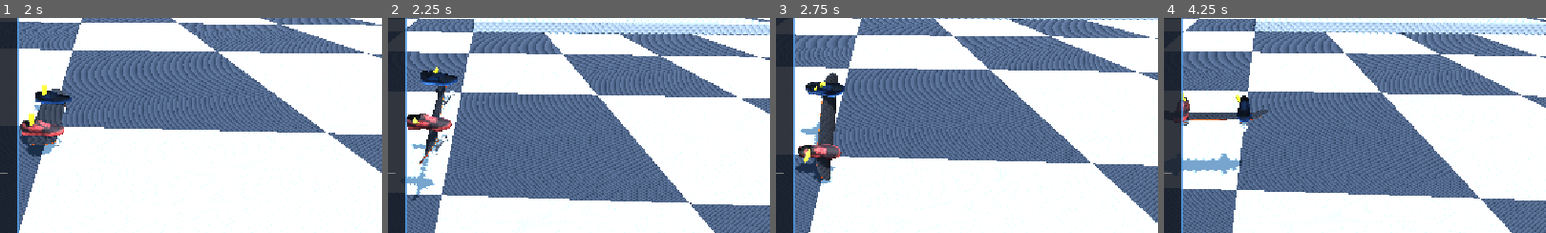
Above: before the commit, frames 1-4 (left to right).
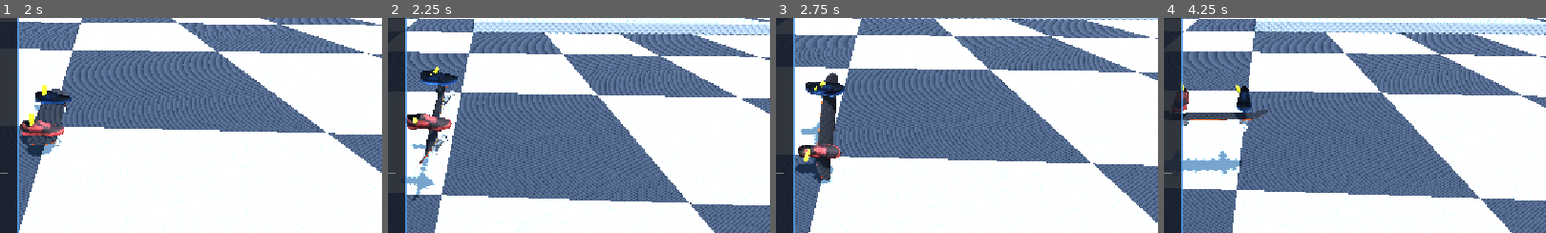
Above: after the commit, the same moments.

Repository: nklunder/skate-sim
Game: Godot game, scene res://scenes/TestWorld.tscn
Two runs of this game, one before a commit and one after it. Both use one fixed random seed, a clock stepped at 60 frames per second and the inputs below.
Inputs (mouse positions are % of the whole screen's width and height, from its top left):
- Up to frame 1 (2 s): tap Enter at 0.5 s; move the mouse to (72, 45) at 0.52 s; hold Right (ui_right) 0.53-1.25 s; hold L 0.53-1.25 s; click (72, 45) at 0.67 s; tap Space at 0.77 s; drag from (30, 55) to (45, 70) at 1.27 s
- Up to frame 2 (2.25 s): move the mouse to (60, 28) at 2.02 s; hold Right (ui_right) from 2.03 s (still down); hold K from 2.03 s (still down)
- Up to frame 3 (2.75 s): keep holding Right (ui_right); keep holding K
- Up to frame 4 (4.25 s): release Right (ui_right) at 2.75 s; release K at 2.75 s; drag from (45, 70) to (20, 35) at 2.77 s; move the mouse to (80, 65) at 3.52 s; hold Left (ui_left) from 3.53 s (still down); hold Q from 3.53 s (still down); tap Space at 3.77 s
The pictures show only the part of the screen within x 39-89%, y 37-87%; the shares and areas given below are measured in that part.

Frame 1 is identical in both runs. In frame 2, 0.2% of the frame differs, in the area x 4-19%, y 22-76%; in frame 3, 0.3%; in frame 4, 0.8%, in the area x 2-23%, y 29-67%.

Commit message:
hold the tuck through a rotation instead of chasing the deck
Reported: held tricks made the spin seem to accelerate, and the hovering feet
shook violently, as though the feet and the board were interacting in mid-air.

The rate does not accelerate. Measured across a held sextuple it is flat at
17.0 deg/frame, every frame. But the shaking was real, and it explains the
rest - the beat of it reads as the rotation speeding up.

The deck's clearance floor tracked the INSTANTANEOUS silhouette,
half_width * |sin(roll)|, which oscillates twice per revolution. For a single
flip the leg's tuck sits above it and it only fills the tail end, so it never
showed. A held rotation outlasts the tuck, and from that point the oscillation
was the only thing lifting the feet:

    0.107 0.145 0.147 0.122 0.089 0.048 0.010 0.080 0.079 0.008 0.049 0.089

The clearance is now a peak-hold fed into the LEGS rather than a parallel
floor on the shoes. A rider tucks once and holds it; they do not pump their
knees to the beat of their own board.

The rise matters as much as the hold. An intermediate version jumped straight
to the deck's widest reach and stepped the feet 8.9 cm in a single frame - the
deck is flat at the pop and needs no room at all. Rising with the silhouette
and then holding gives:

    rise     0.033 0.087 0.124 0.145 0.150
    hold     0.089 x24, dead steady
    release  0.084 0.072 0.056 0.038 0.020

Worst single-frame step is 0.0290 m, which is the natural tuck ramp, and min
deck clearance IMPROVED from +0.0038 to +0.0078 m - holding the maximum is
safer than chasing it. FootRig gets simpler too: the leg is now the single
source of foot height.

foot_rig gains a held-rotation case asserting the hold does not move, verified
by falsification at 0.0213 m/frame. It also gains a 400-frame cap so a case
that cannot finish FAILS rather than hangs - the long airtime flew the skater
off the world geometry in some stances, and rule 6 exists because a silent
hang is far harder to diagnose than a failure.

All five suites otherwise byte-identical.

Co-Authored-By: Claude Opus 5 <noreply@anthropic.com>

Diff:
--- a/scripts/player/FootRig.gd
+++ b/scripts/player/FootRig.gd
@@ -88,11 +88,6 @@
 ## How far the pushing foot travels fore-and-aft across the stroke, in metres. Reaches forward at
 ## the start and thrusts back at the finish.
 @export var push_sweep: float = 0.15
-
-## Fraction over the deck's own silhouette the feet are held clear by, when the deck's rotation is
-## what is driving them. Multiplicative rather than an added margin, deliberately: it has to vanish
-## as the deck comes flat, or a resting board would hold the feet permanently off its own griptape.
-@export var deck_clearance_margin: float = 1.08
 
 ## Longest step the spring is integrated over. A semi-implicit Euler spring goes unstable once the
 ## step approaches its period, and a frame hitch would otherwise fire the shoes off the board.
@@ -185,11 +180,6 @@
 	var is_grounded: bool = true
 	## True while the deck is rotating under the rider - the feet must be clear of it.
 	var deck_is_spinning: bool = false
-	## How far the ROLLING DECK reaches above its own long axis this frame, in metres. Zero for a flat
-	## deck, greatest edge-on. The feet may never be below this, whatever else they are doing - it is
-	## the deck's silhouette, so it is what makes an intersection impossible by construction rather
-	## than by tuning.
-	var deck_reach: float = 0.0
 	## How far the rider has pulled their feet up off the deck this frame, in metres, straight from
 	## RiderBody.foot_lift(). The rig does not decide it and cannot: it is the output of the rider's
 	## legs, which is the whole point - the feet now MOVE for a reason instead of tracing a path.
@@ -281,8 +271,12 @@
 		#
 		# The floor cannot lift the feet off a flat deck: reach is zero at zero roll, so an ollie is
 		# untouched by it and the ollie rule survives whatever the leg is doing.
+		# The LEG is the single source of foot height. The deck's clearance requirement is fed into
+		# RiderBody as a tuck the legs HOLD - see solve_legs() - rather than applied here as a
+		# parallel floor. Applied here it tracked the deck's INSTANTANEOUS silhouette, which
+		# oscillates twice per revolution, so any rotation outlasting the tuck made the feet pump in
+		# time with the board.
 		var lift: float = frame.foot_lift if _feet_released else 0.0
-		lift = maxf(lift, frame.deck_reach * deck_clearance_margin - ch.rest_position.y)
 		ch.node.position = ch.pose_position + Vector3(0.0, maxf(0.0, lift), 0.0)
 		ch.node.rotation = ch.pose_rotation
 	_drive_ankle_pegs(step, rider, camera_yaw, board_yaw)
--- a/scripts/player/RiderBody.gd
+++ b/scripts/player/RiderBody.gd
@@ -140,17 +140,36 @@
 func tuck(scale: float) -> void:
 	_leg_vel -= tuck_impulse * clampf(scale, 0.0, 1.0)
 
-## Advances the legs one frame. `grounded` clamps them out to standing: a foot cannot sink through
-## the deck it is standing on, and that clamp IS the contact - it is what makes a landing arriving
-## early simply meet the feet rather than needing the animation cut short.
-func solve_legs(delta: float, grounded: bool) -> void:
+## Advances the legs one frame.
+##
+## `grounded` clamps them out to standing: a foot cannot sink through the deck it is standing on, and
+## that clamp IS the contact - it is what makes a landing arriving early simply meet the feet rather
+## than needing the animation cut short.
+##
+## `hold_lift` is the least the rider stays tucked by, in metres, while the deck still needs the
+## room. THE RIDER TUCKS ONCE AND HOLDS IT. They do not pump their knees in time with the board, so
+## this is a floor the legs rest on rather than a target they chase - and when it releases, the legs
+## extend back under their own spring, which is what brings the feet home smoothly instead of in a
+## step.
+##
+## The clearance used to be applied to the SHOES, as the deck's instantaneous silhouette. That is
+## fine while the tuck sits above it and it only fills the tail of a single flip, but a HELD rotation
+## outlasts the tuck - and from then on the silhouette was the only thing lifting the feet, so they
+## pumped between 0.001 m and 0.089 m twice per revolution. It read as the feet and the board
+## fighting each other in mid-air, and as the spin accelerating, which it never did.
+func solve_legs(delta: float, grounded: bool, hold_lift: float = 0.0) -> void:
 	var damping: float = 2.0 * leg_damping_ratio * sqrt(maxf(leg_stiffness, 0.0))
 	_leg_vel += ((stand_height - _leg) * leg_stiffness - _leg_vel * damping) * delta
 	_leg += _leg_vel * delta
 	if grounded and _leg < stand_height:
 		_leg = stand_height
 		_leg_vel = 0.0
-	elif _leg < leg_min:
+		return
+	var held: float = stand_height - maxf(hold_lift, 0.0)
+	if _leg > held:
+		_leg = held
+		_leg_vel = minf(_leg_vel, 0.0)
+	if _leg < leg_min:
 		_leg = leg_min
 		_leg_vel = 0.0
 
--- a/scripts/player/SkaterController.gd
+++ b/scripts/player/SkaterController.gd
@@ -160,6 +160,8 @@
 ## STARTED with, so extending doubles then triples it - which is what keeps flip and scoop
 ## synchronised through a held rotation. Adding a flat one turn per axis would break the ratio that
 ## makes them arrive together, and a double tre flip would come apart.
+## Peak-held clearance the turning deck demands - see _deck_clearance_demand().
+var _deck_clearance_held: float = 0.0
 var _roll_turns_per_extend: int = 0
 var _yaw_turns_per_extend: int = 0
 ## Signed deg/s imparted to the deck at the pop, then held constant - airborne there is no torque on
@@ -253,6 +255,8 @@
 ## now scales with speed on its own: at 7 m/s you get +/-21 deg, at 3 m/s +/-56 deg, and at or below
 ## this value any angle is survivable - including a full 90 deg.
 @export var max_landing_slide: float = 2.5
+## Fraction over the deck's WIDEST reach that the rider holds their feet clear by while it turns.
+@export var deck_clearance_margin: float = 1.08
 ## Fastest the DIRECTION OF TRAVEL may swing while realigning after a landing, in degrees per second.
 ##
 ## Full grip on the first grounded frame turned travel by the whole residual in a single tick while
@@ -772,15 +776,11 @@
 	# than where they now are.
 	# The rider's legs advance BEFORE the feet are posed, because the feet are the end of the legs.
 	# Grounded clamps them out to standing, so a landing arriving early simply meets the feet.
-	rider_body.solve_legs(delta, is_grounded)
+	rider_body.solve_legs(delta, is_grounded, _deck_clearance_demand())
 	_recover_landing_dip(delta)
 	_foot_frame.is_grounded = is_grounded
 	_foot_frame.deck_is_spinning = is_flip_in_progress
 	_foot_frame.foot_lift = rider_body.foot_lift()
-	# The deck's own silhouette: how far it reaches above its long axis as it turns over. The feet
-	# are held clear of THIS, so a rolling deck can never pass through a shoe no matter how the
-	# rider's legs happen to be behaving.
-	_foot_frame.deck_reach = deck_half_width * absf(sin(board_mesh.rotation.z))
 	foot_rig.solve(delta, _foot_frame, rider, camera_pivot.rotation.y, board_pivot.rotation.y)
 	camera_pivot.follow(delta)
 
@@ -1145,6 +1145,30 @@
 		return 1.0
 	var ratio: float = flick_speed / flick_reference_speed
 	return clampf(1.0 + (ratio - 1.0) * flick_rate_sensitivity, flick_rate_min, flick_rate_max)
+
+## How far the rider must stay tucked for a TURNING deck to clear their feet, in metres.
+##
+## A PEAK-HOLD of the deck's silhouette: it rises as the deck rolls toward edge-on and then never
+## falls back while the deck is still turning. Both halves matter, and each fixes a different bug.
+##
+##   RISING is what keeps the pop smooth. Jumping straight to the deck's widest reach the instant it
+##   starts turning stepped the feet 8.9 cm in a single frame - the deck is flat at that moment and
+##   needs no room at all.
+##   HOLDING is what stops the feet shaking. The raw silhouette oscillates twice per revolution, and
+##   once a held rotation outlasts the leg's tuck that oscillation is the ONLY thing moving the feet,
+##   so they pumped between 0.001 m and 0.089 m in time with the board. A rider tucks once and holds
+##   it; they do not pump their knees to the beat of their own board.
+##
+## Released the moment the deck stops turning, so the legs extend and bring the feet home under their
+## own spring rather than in a step.
+func _deck_clearance_demand() -> float:
+	if not is_flip_in_progress:
+		_deck_clearance_held = 0.0
+		return 0.0
+	var reach: float = deck_half_width * absf(sin(board_mesh.rotation.z))
+	_deck_clearance_held = maxf(_deck_clearance_held,
+		maxf(0.0, reach * deck_clearance_margin - foot_rig.left_rest.y))
+	return _deck_clearance_held
 
 ## True when both axes are within this frame's travel of their targets - i.e. the deck arrives now.
 ##
--- a/tests/foot_rig.gd
+++ b/tests/foot_rig.gd
@@ -38,6 +38,12 @@
 	{"label": "ollie, full pop", "flip": false, "load": 1.0, "min_lift": 0.0, "max_lift": 0.002},
 	{"label": "ollie, gentle pop", "flip": false, "load": 0.45, "min_lift": 0.0, "max_lift": 0.002},
 	{"label": "kickflip, full pop", "flip": true, "load": 1.0, "min_lift": 0.12, "max_lift": 0.25},
+	# A HELD rotation outlasts the leg's tuck, and from that point the deck's clearance demand is the
+	# only thing holding the feet up. It must HOLD, not track the deck's silhouette - that oscillates
+	# twice per revolution, and the feet pumped between 0.001 m and 0.089 m in time with the board.
+	# `max_step` is the assertion: once tucked, no frame may move a foot more than the initial ramp.
+	{"label": "held double kickflip", "flip": true, "load": 1.0, "hold_flick": 40, "jump": 16.0,
+		"speed": 0.0, "min_lift": 0.12, "max_lift": 0.25, "max_step_after_tuck": 0.004},
 ]
 
 const STANCES := [
@@ -64,6 +70,8 @@
 var _nan_seen: bool = false
 var _lead_start: RiderInput.Foot = RiderInput.Foot.LEFT
 var _stance_stable: bool = true
+var _max_step_after_tuck: float = 0.0
+var _prev_lift: float = 0.0
 
 func _ready() -> void:
 	_start_case()
@@ -78,10 +86,12 @@
 	_skater.global_position = Vector3(20.0, _skater.ride_height, 20.0)
 	# Travel direction is what makes a stance switch rather than forward: the rider is unchanged and
 	# only the way they are going reverses. Setting the velocity is therefore the whole of it.
-	_skater.velocity = Vector3(0.0, 0.0, 7.0 * st["dir"])
+	_skater.velocity = Vector3(0.0, 0.0, float(CASES[_case].get("speed", 7.0)) * st["dir"])
 	_skater.rider.stance = st["stance"]
 	# Silence the device poller so written sticks survive the tick; TrickState still ticks, so the
 	# real gesture recogniser runs and the pop goes through _release_pop() rather than being injected.
+	if CASES[_case].has("jump"):
+		_skater.jump_impulse = float(CASES[_case]["jump"])
 	_skater.rider.set_physics_process(false)
 	_frame = 0
 	_pop_frame = -1
@@ -92,6 +102,8 @@
 	_max_foot_gap = 0.0
 	_nan_seen = false
 	_stance_stable = true
+	_max_step_after_tuck = 0.0
+	_prev_lift = 0.0
 
 func _physics_process(_delta: float) -> void:
 	if _reported or _skater == null:
@@ -124,6 +136,8 @@
 	elif _pop_frame >= 0:
 		rider.right_stick_raw = Vector2.ZERO
 		rider.left_stick_raw = Vector2.ZERO
+		if _frame - _pop_frame < int(c.get("hold_flick", 0)):
+			rider.left_stick_raw = Vector2(-0.7, 0.0)
 	rider.left_mag = rider.left_stick_raw.length()
 	rider.right_mag = rider.right_stick_raw.length()
 
@@ -144,12 +158,23 @@
 
 	if _pop_frame > 0:
 		_peak_lift = maxf(_peak_lift, l_lift)
+		# Only while the DECK IS STILL TURNING, and only after the tuck has peaked and settled. The
+		# initial ramp and the release descent are both real motion the rider asked for; what must not
+		# move is the hold in between.
+		if _frame - _pop_frame > 20 and _skater.is_flip_in_progress:
+			_max_step_after_tuck = maxf(_max_step_after_tuck, absf(l_lift - _prev_lift))
+		_prev_lift = l_lift
 		if _land_frame < 0 and _skater.is_grounded and _frame > _pop_frame + 3:
 			_land_frame = _frame
 			_lift_at_land = maxf(absf(l_lift), absf(r_lift))
 			_finish_case()
 	elif _frame > 150:
 		_fail("never popped")
+		_finish_case()
+	if _frame > 400 and not _reported:
+		# Never hang. A case that cannot finish must say so - a suite that stops producing output is
+		# far harder to diagnose than one that fails (AGENTS.md rule 6).
+		_fail("case never completed within 400 frames")
 		_finish_case()
 
 func _fail(msg: String) -> void:
@@ -175,6 +200,8 @@
 		problems.append("feet %.4f m off the deck at touchdown - settle_now() is covering for them" % _lift_at_land)
 	if _grounded_lift > 0.001:
 		problems.append("feet lifted %.4f m while grounded before the pop" % _grounded_lift)
+	if c.has("max_step_after_tuck") and _max_step_after_tuck > float(c["max_step_after_tuck"]):
+		problems.append("feet moved %.4f m in one frame while the deck was turning - the clearance is tracking the board, not held" % _max_step_after_tuck)
 	if _max_foot_gap > 0.004:
 		problems.append("feet diverged by %.4f m - they share one pair of legs" % _max_foot_gap)
 
Not shown, changed: AGENTS.md
Not shown, changed: docs/CHANGELOG_LEDGER.md
